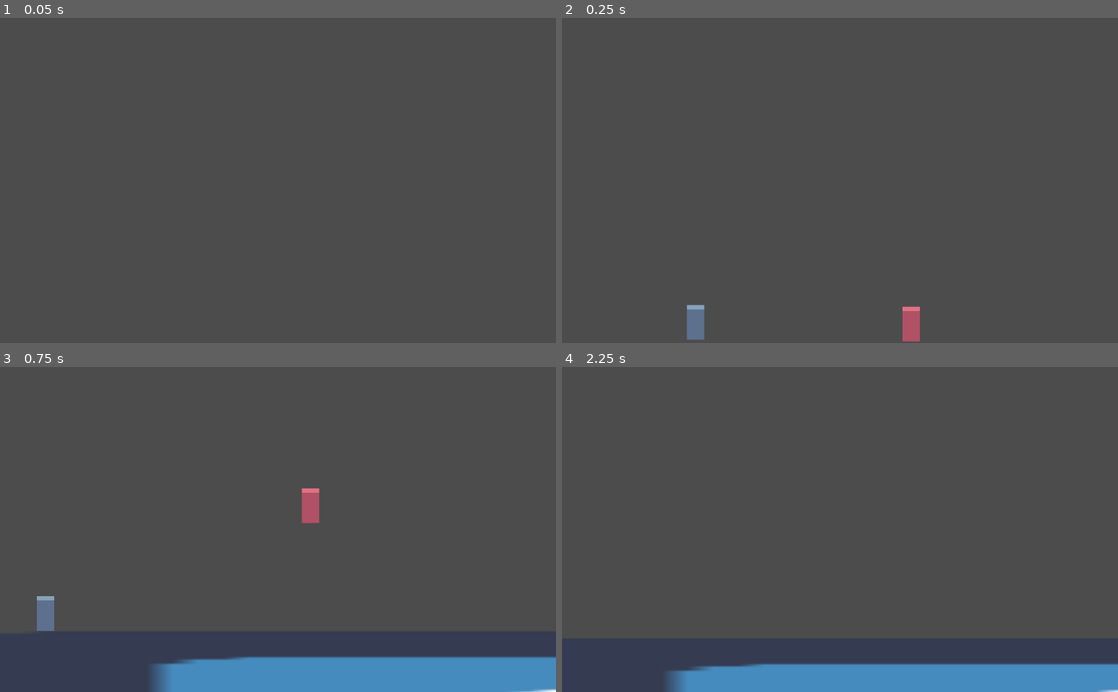
Above: before the commit, frames 1-4 (two rows, left to right).
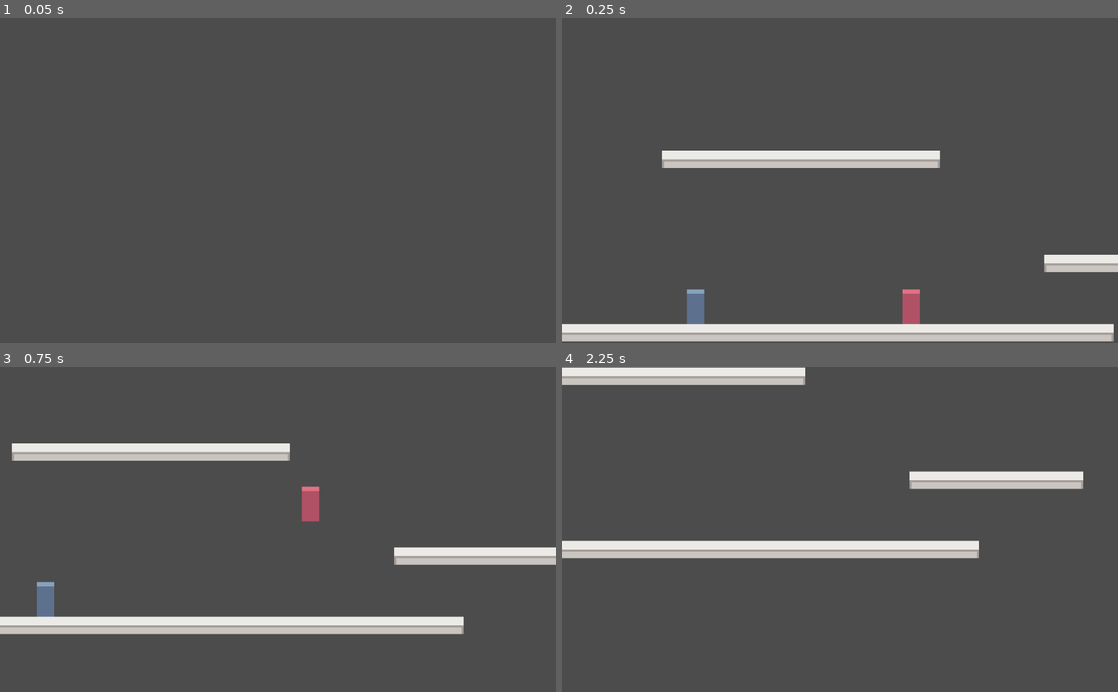
Above: after the commit, the same moments.

Repository: wooshdude/ludum-dare-49
Game: Godot game, scene res://World.tscn
Same seed, same stepped clock (60 frames per second), same inputs: the game is played once before the commit and once after it. The engine's default icon, where the game draws it, is replaced by a stand-in: a white triangle on a blue panel in a dark square.
Inputs (mouse positions are in pixels of both pictures, inside the frame that each line leads up to):
- Up to frame 1 (0.05 s): no input
- Up to frame 2 (0.25 s): no input
- Up to frame 3 (0.75 s): tap Enter (ui_accept) at 0.5 s; move the mouse to (400, 513) at 0.52 s; hold Right (ui_right) from 0.53 s (still down); hold Space (ui_select) from 0.53 s (still down)
- Up to frame 4 (2.25 s): tap Enter (ui_accept) at 0.77, 0.8, 1.07, 1.35, 1.52, 1.82 s; move the mouse to (728, 545) at 1.27 s; release Space (ui_select) at 1.28 s; tap Space (ui_select) at 1.55 s; move the mouse to (895, 458) at 2.02 s; release Right (ui_right) at 2.03 s; hold Left (ui_left) from 2.03 s (still down); hold Enter (ui_accept) from 2.03 s (still down); right-click (895, 458) at 2.1 s

Frame 1 is identical in both runs. In frame 2, 9.3% of the frame differs, in the area x 0-100%, y 40-100%; in frame 3, 17%, in the area x 0-100%, y 23-100%; in frame 4, 15%.

Commit message:
make jump good

Diff:
--- a/Player.tscn
+++ b/Player.tscn
@@ -19,7 +19,6 @@
 shape = SubResource( 1 )
 
 [node name="Timer" type="Timer" parent="."]
-wait_time = 0.2
+wait_time = 0.01
 one_shot = true
-
 [connection signal="timeout" from="Timer" to="." method="_on_Timer_timeout"]
--- a/World.tscn
+++ b/World.tscn
@@ -1,45 +1,12 @@
-[gd_scene load_steps=6 format=2]
+[gd_scene load_steps=5 format=2]
 
-[ext_resource path="res://icon.png" type="Texture" id=1]
+[ext_resource path="res://test_tiles.tscn" type="PackedScene" id=1]
 [ext_resource path="res://Player.tscn" type="PackedScene" id=2]
 [ext_resource path="res://World.gd" type="Script" id=3]
 [ext_resource path="res://player2.tscn" type="PackedScene" id=4]
 
-[sub_resource type="RectangleShape2D" id=1]
-extents = Vector2( 377.882, 32.0489 )
-
 [node name="World" type="Node2D"]
 script = ExtResource( 3 )
-
-[node name="Node2D" type="Node2D" parent="."]
-position = Vector2( 454.569, 388.223 )
-__meta__ = {
-"_edit_group_": true
-}
-
-[node name="RigidBody2D" type="StaticBody2D" parent="Node2D"]
-
-[node name="CollisionShape2D" type="CollisionShape2D" parent="Node2D/RigidBody2D"]
-shape = SubResource( 1 )
-
-[node name="Sprite" type="Sprite" parent="Node2D"]
-scale = Vector2( 11.75, 1 )
-texture = ExtResource( 1 )
-
-[node name="Node2D2" type="Node2D" parent="."]
-position = Vector2( 864.357, 312.994 )
-__meta__ = {
-"_edit_group_": true
-}
-
-[node name="RigidBody2D" type="StaticBody2D" parent="Node2D2"]
-
-[node name="CollisionShape2D" type="CollisionShape2D" parent="Node2D2/RigidBody2D"]
-shape = SubResource( 1 )
-
-[node name="Sprite" type="Sprite" parent="Node2D2"]
-scale = Vector2( 11.75, 1 )
-texture = ExtResource( 1 )
 
 [node name="Player" parent="." instance=ExtResource( 2 )]
 position = Vector2( 242.852, 316.846 )
@@ -55,4 +22,11 @@
 smoothing_speed = 8.0
 offset_v = -0.35
 
+[node name="tilemap" parent="." instance=ExtResource( 1 )]
+
+[node name="TileMap" parent="tilemap" index="0"]
+tile_data = PoolIntArray( 983048, 0, 0, 983049, 1, 0, 983050, 1, 0, 983051, 1, 0, 983052, 1, 0, 983053, 1, 0, 983054, 1, 0, 983055, 2, 0, 1179667, 0, 0, 1179668, 1, 0, 1179669, 1, 0, 1179670, 1, 0, 1179671, 2, 0, 1310725, 0, 0, 1310726, 1, 0, 1310727, 1, 0, 1310728, 1, 0, 1310729, 1, 0, 1310730, 1, 0, 1310731, 1, 0, 1310732, 1, 0, 1310733, 1, 0, 1310734, 1, 0, 1310735, 1, 0, 1310736, 1, 0, 1310737, 1, 0, 1310738, 1, 0, 1310739, 1, 0, 1310740, 2, 0 )
+
 [editable path="Player"]
+
+[editable path="tilemap"]
--- a/blue_husk.gd
+++ b/blue_husk.gd
@@ -17,8 +17,9 @@
 
 
 var velocity = Vector2.ZERO
-var state = IDLE
-
+var state = MOVE
+var jump = false
+var jumpTime = 0
 
 func _physics_process(delta):
 	match state:
@@ -37,9 +38,25 @@
 	get_input()
 	velocity.y += gravity * delta
 	velocity = move_and_slide(velocity, Vector2.UP)
-	if Input.is_action_just_pressed("ui_accept"):
-		if is_on_floor():
-			velocity.y = jump_speed
+
+#	if Input.is_action_pressed("ui_accept"):
+#		if is_on_floor():
+#			velocity.y = jump_speed
+#		elif not is_on_floor():
+#			velocity.y = jump_speed
+
+# colin
+	var jump_pressed = Input.is_action_pressed('ui_select') #jump button is keep pressed
+	var jump_cut = Input.is_action_just_released('ui_select')  #jump button just released
+	var jump = Input.is_action_just_pressed('ui_select')   #jump button is just pressed
+
+	if jump && is_on_floor():  # check if the jump button is just pressed and if the player is on the floor
+		jump() # call jump method
+	if velocity.y < 0 && !jump_pressed: # here is the deal: if the jump button is not keep pressed anymore, the y velocity is set to 0 and the player don't go up anymore
+		velocity.y = lerp(velocity.y, 0, lerp(0, 1, 0.1))
+
+func jump():
+	velocity.y = jump_speed
 
 func get_input():
 	var dir = 0
--- a/players/redPlayer.gd
+++ b/players/redPlayer.gd
@@ -18,7 +18,8 @@
 
 var velocity = Vector2.ZERO
 var state = MOVE
-
+var jump = false
+var jumpTime = 0
 
 func _physics_process(delta):
 	match state:
@@ -37,9 +38,25 @@
 	get_input()
 	velocity.y += gravity * delta
 	velocity = move_and_slide(velocity, Vector2.UP)
-	if Input.is_action_just_pressed("ui_accept"):
-		if is_on_floor():
-			 velocity.y = jump_speed
+
+#	if Input.is_action_pressed("ui_accept"):
+#		if is_on_floor():
+#			velocity.y = jump_speed
+#		elif not is_on_floor():
+#			velocity.y = jump_speed
+
+# colin
+	var jump_pressed = Input.is_action_pressed('ui_select') #jump button is keep pressed
+	var jump_cut = Input.is_action_just_released('ui_select')  #jump button just released
+	var jump = Input.is_action_just_pressed('ui_select')   #jump button is just pressed
+
+	if jump && is_on_floor():  # check if the jump button is just pressed and if the player is on the floor
+		jump() # call jump method
+	if velocity.y < 0 && !jump_pressed: # here is the deal: if the jump button is not keep pressed anymore, the y velocity is set to 0 and the player don't go up anymore
+		velocity.y = lerp(velocity.y, 0, lerp(0, 1, 0.1))
+
+func jump():
+	velocity.y = jump_speed
 
 func get_input():
 	var dir = 0
--- a/project.godot
+++ b/project.godot
@@ -7,6 +7,11 @@
 ;   param=value ; assign values to parameters
 
 config_version=4
+
+_global_script_classes=[  ]
+_global_script_class_icons={
+
+}
 
 [application]
 
--- /dev/null
+++ b/test_tiles.tscn
@@ -0,0 +1,109 @@
+[gd_scene load_steps=7 format=2]
+
+[ext_resource path="res://balance tiles.png" type="Texture" id=1]
+
+[sub_resource type="ConvexPolygonShape2D" id=1]
+points = PoolVector2Array( 0, 8, 16, 8, 16, 16, 0, 16 )
+
+[sub_resource type="ConvexPolygonShape2D" id=2]
+points = PoolVector2Array( 0, 8, 16, 8, 16, 16, 0, 16 )
+
+[sub_resource type="ConvexPolygonShape2D" id=3]
+points = PoolVector2Array( 0, 8, 16, 8, 16, 16, 0, 16 )
+
+[sub_resource type="ConvexPolygonShape2D" id=4]
+points = PoolVector2Array( 0, 8, 16, 8, 16, 16, 0, 16 )
+
+[sub_resource type="TileSet" id=5]
+0/name = "balance tiles.png 0"
+0/texture = ExtResource( 1 )
+0/tex_offset = Vector2( 0, 0 )
+0/modulate = Color( 1, 1, 1, 1 )
+0/region = Rect2( 112, 240, 16, 16 )
+0/tile_mode = 0
+0/occluder_offset = Vector2( 0, 0 )
+0/navigation_offset = Vector2( 0, 0 )
+0/shape_offset = Vector2( 0, 0 )
+0/shape_transform = Transform2D( 1, 0, 0, 1, 0, 0 )
+0/shape = SubResource( 1 )
+0/shape_one_way = false
+0/shape_one_way_margin = 1.0
+0/shapes = [ {
+"autotile_coord": Vector2( 0, 0 ),
+"one_way": false,
+"one_way_margin": 1.0,
+"shape": SubResource( 1 ),
+"shape_transform": Transform2D( 1, 0, 0, 1, 0, 0 )
+} ]
+0/z_index = 0
+1/name = "balance tiles.png 1"
+1/texture = ExtResource( 1 )
+1/tex_offset = Vector2( 0, 0 )
+1/modulate = Color( 1, 1, 1, 1 )
+1/region = Rect2( 128, 240, 16, 16 )
+1/tile_mode = 0
+1/occluder_offset = Vector2( 0, 0 )
+1/navigation_offset = Vector2( 0, 0 )
+1/shape_offset = Vector2( 0, 0 )
+1/shape_transform = Transform2D( 1, 0, 0, 1, 0, 0 )
+1/shape = SubResource( 2 )
+1/shape_one_way = false
+1/shape_one_way_margin = 1.0
+1/shapes = [ {
+"autotile_coord": Vector2( 0, 0 ),
+"one_way": false,
+"one_way_margin": 1.0,
+"shape": SubResource( 2 ),
+"shape_transform": Transform2D( 1, 0, 0, 1, 0, 0 )
+} ]
+1/z_index = 0
+2/name = "balance tiles.png 2"
+2/texture = ExtResource( 1 )
+2/tex_offset = Vector2( 0, 0 )
+2/modulate = Color( 1, 1, 1, 1 )
+2/region = Rect2( 144, 240, 16, 16 )
+2/tile_mode = 0
+2/occluder_offset = Vector2( 0, 0 )
+2/navigation_offset = Vector2( 0, 0 )
+2/shape_offset = Vector2( 0, 0 )
+2/shape_transform = Transform2D( 1, 0, 0, 1, 0, 0 )
+2/shape = SubResource( 3 )
+2/shape_one_way = false
+2/shape_one_way_margin = 1.0
+2/shapes = [ {
+"autotile_coord": Vector2( 0, 0 ),
+"one_way": false,
+"one_way_margin": 1.0,
+"shape": SubResource( 3 ),
+"shape_transform": Transform2D( 1, 0, 0, 1, 0, 0 )
+} ]
+2/z_index = 0
+3/name = "balance tiles.png 3"
+3/texture = ExtResource( 1 )
+3/tex_offset = Vector2( 0, 0 )
+3/modulate = Color( 1, 1, 1, 1 )
+3/region = Rect2( 80, 240, 16, 16 )
+3/tile_mode = 0
+3/occluder_offset = Vector2( 0, 0 )
+3/navigation_offset = Vector2( 0, 0 )
+3/shape_offset = Vector2( 0, 0 )
+3/shape_transform = Transform2D( 1, 0, 0, 1, 0, 0 )
+3/shape = SubResource( 4 )
+3/shape_one_way = false
+3/shape_one_way_margin = 1.0
+3/shapes = [ {
+"autotile_coord": Vector2( 0, 0 ),
+"one_way": false,
+"one_way_margin": 1.0,
+"shape": SubResource( 4 ),
+"shape_transform": Transform2D( 1, 0, 0, 1, 0, 0 )
+} ]
+3/z_index = 0
+
+[node name="tilemap" type="Node2D"]
+
+[node name="TileMap" type="TileMap" parent="."]
+tile_set = SubResource( 5 )
+cell_size = Vector2( 16, 16 )
+cell_custom_transform = Transform2D( 16, 0, 0, 16, 0, 0 )
+format = 1
Binary file added: balance tiles.png
Not shown, added: balance tiles.png.import
